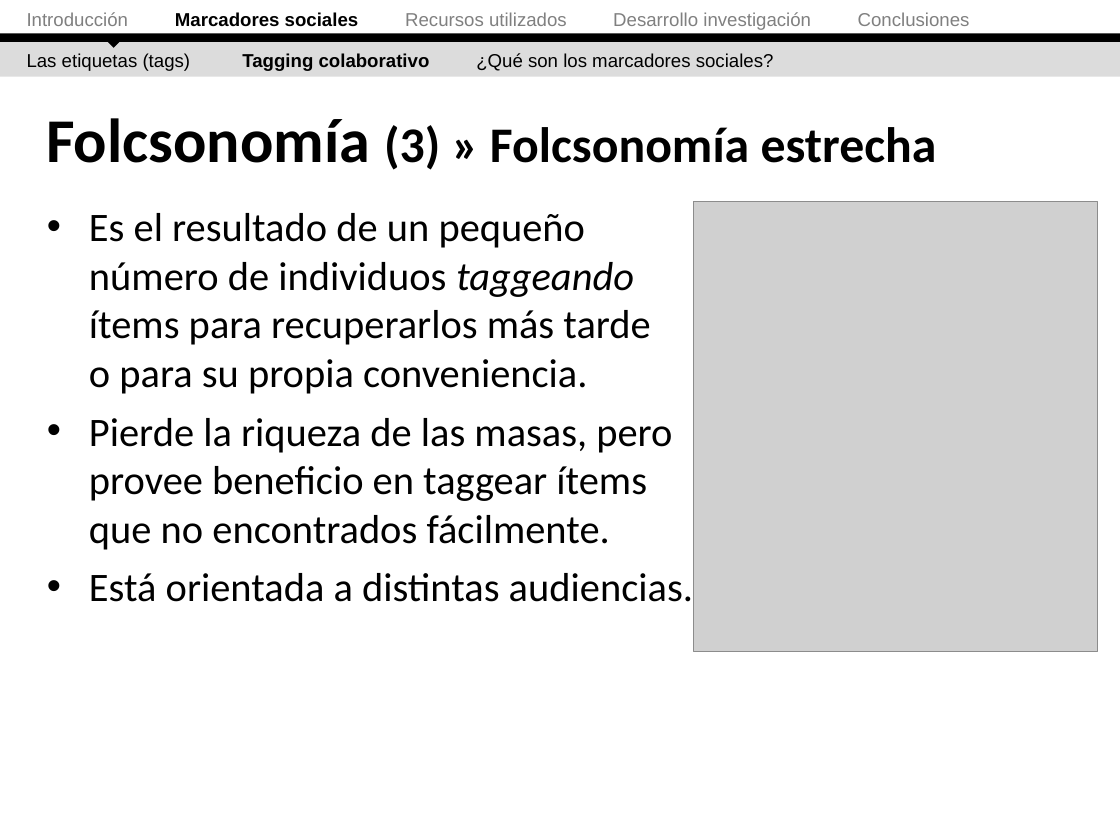
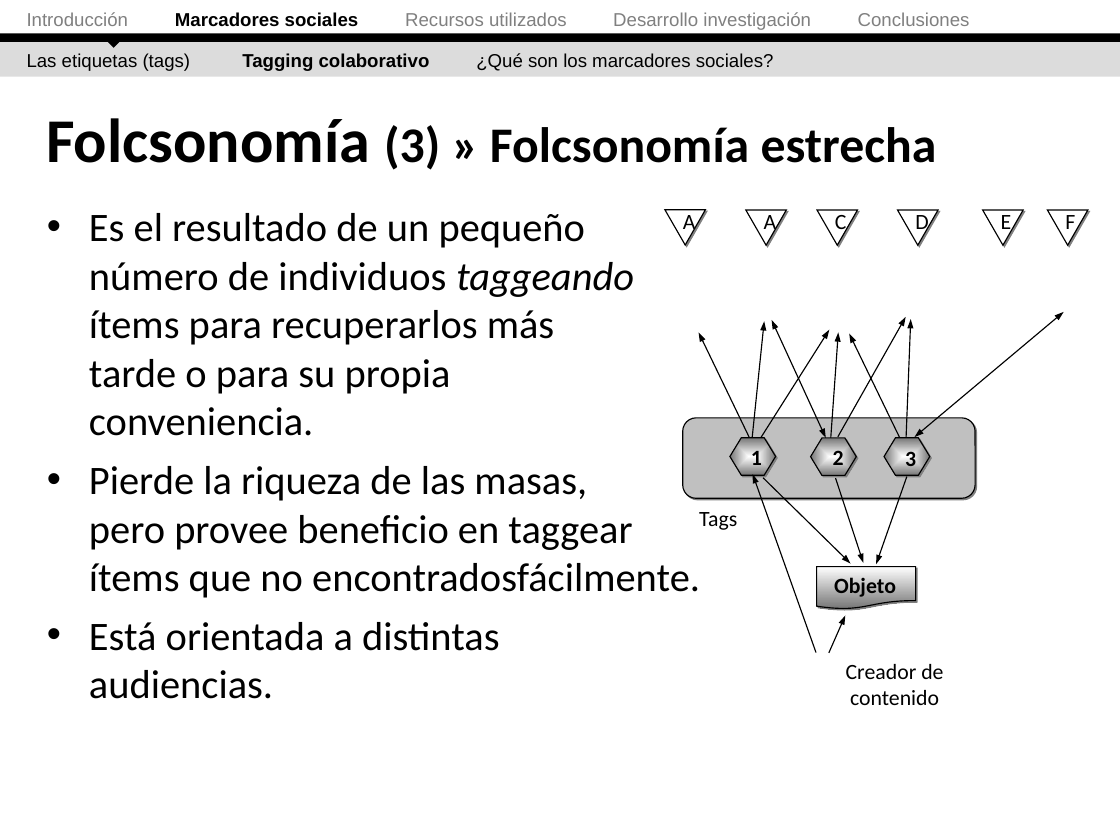
Before and after one commit to ak907kenai/nicotournetesis, a slide deck: slide 16 of docs_trunk/Presentación/Nicolás Tourné - Presentación Tesis (v2.1).ppt. Drawn at 1120x840 pixels with LibreOffice and Linux fonts; fonts in the diff are those of the drawing; grey boxes stand for pictures; background and template pictures are left out. Boxes give left, top, right and bottom in pixels: in the first picture for what was removed or moved away, otherwise in the second. Text is boxed around its words. In the diff, an @@ line names an element or a change of style, - is before the commit and + after.

```diff
--- a/docs_trunk/Presentación/Nicolás Tourné - Presentación Tesis (v2.1).ppt
+++ b/docs_trunk/Presentación/Nicolás Tourné - Presentación Tesis (v2.1).ppt
@@ triangle added at bbox=[665, 209, 706, 244], fill #FFFFFF, outline #000000 0.74 pt @@
@@ picture removed at bbox=[693, 202, 1096, 652] @@
@@ text added at bbox=[683, 210, 696, 235], 14 pt, text #000000 @@
+A
@@ triangle added at bbox=[746, 211, 786, 245], fill #FFFFFF, outline #000000 0.74 pt @@
@@ text added at bbox=[764, 215, 777, 236], 14 pt, text #000000 @@
+A
@@ triangle added at bbox=[816, 211, 857, 245], fill #FFFFFF, outline #000000 0.74 pt @@
@@ text added at bbox=[835, 215, 847, 236], 14 pt, text #000000 @@
+C
@@ triangle added at bbox=[897, 211, 937, 245], fill #FFFFFF, outline #000000 0.74 pt @@
@@ text added at bbox=[915, 215, 928, 236], 14 pt, text #000000 @@
+D
@@ triangle added at bbox=[982, 211, 1023, 245], fill #FFFFFF, outline #000000 0.74 pt @@
@@ text added at bbox=[1001, 215, 1012, 236], 14 pt, text #000000 @@
+E
@@ triangle added at bbox=[1047, 211, 1088, 245], fill #FFFFFF, outline #000000 0.74 pt @@
@@ text added at bbox=[1065, 215, 1075, 236], 14 pt, text #000000 @@
+F
@@ group added at bbox=[683, 311, 1064, 705]: 12 arrows, 5 texts, 3 hexagons, 2 double arrows, 1 rounded rectangle @@
+1
+2
+3
+Tags
+Creador de contenido
@@ text at bbox=[89, 466, 700, 598]: spaces changed @@
-• Pierde la riqueza de las masas, pero
-  provee beneficio en taggear ítems
-  que no encontrados fácilmente.
+• Pierde la riqueza de las masas,
+  pero provee beneficio en taggear
+  ítems que no encontradosfácilmente.
@@ flow chart document added at bbox=[816, 567, 915, 609], fill gradient #FFFFFF to #767676, outline #000000 0.74 pt @@
@@ text added at bbox=[834, 575, 896, 597], 14 pt, text #000000, bold @@
+Objeto
```
Also in this commit, not shown: 20 other slides changed, 6 slides added, 1 other file.
